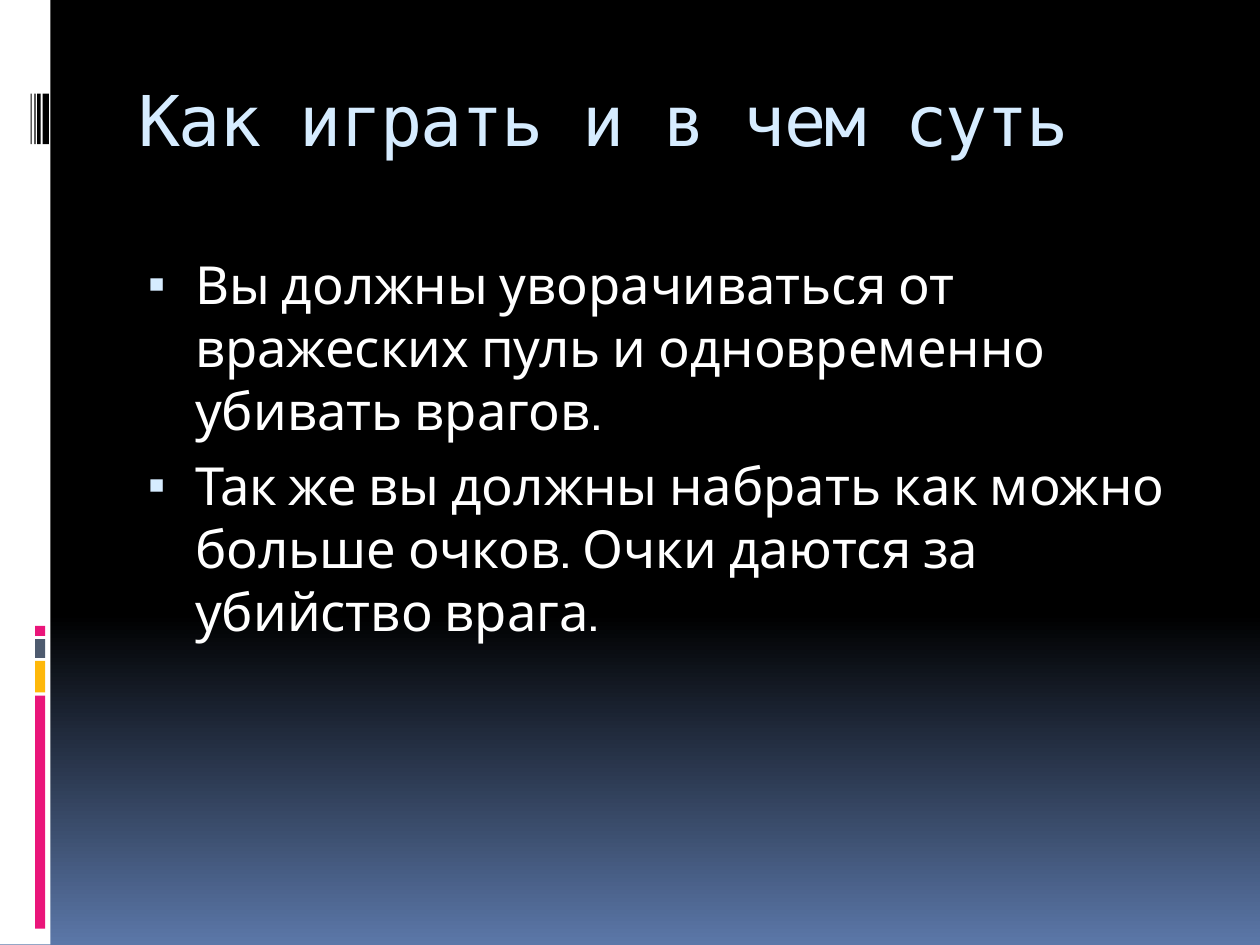
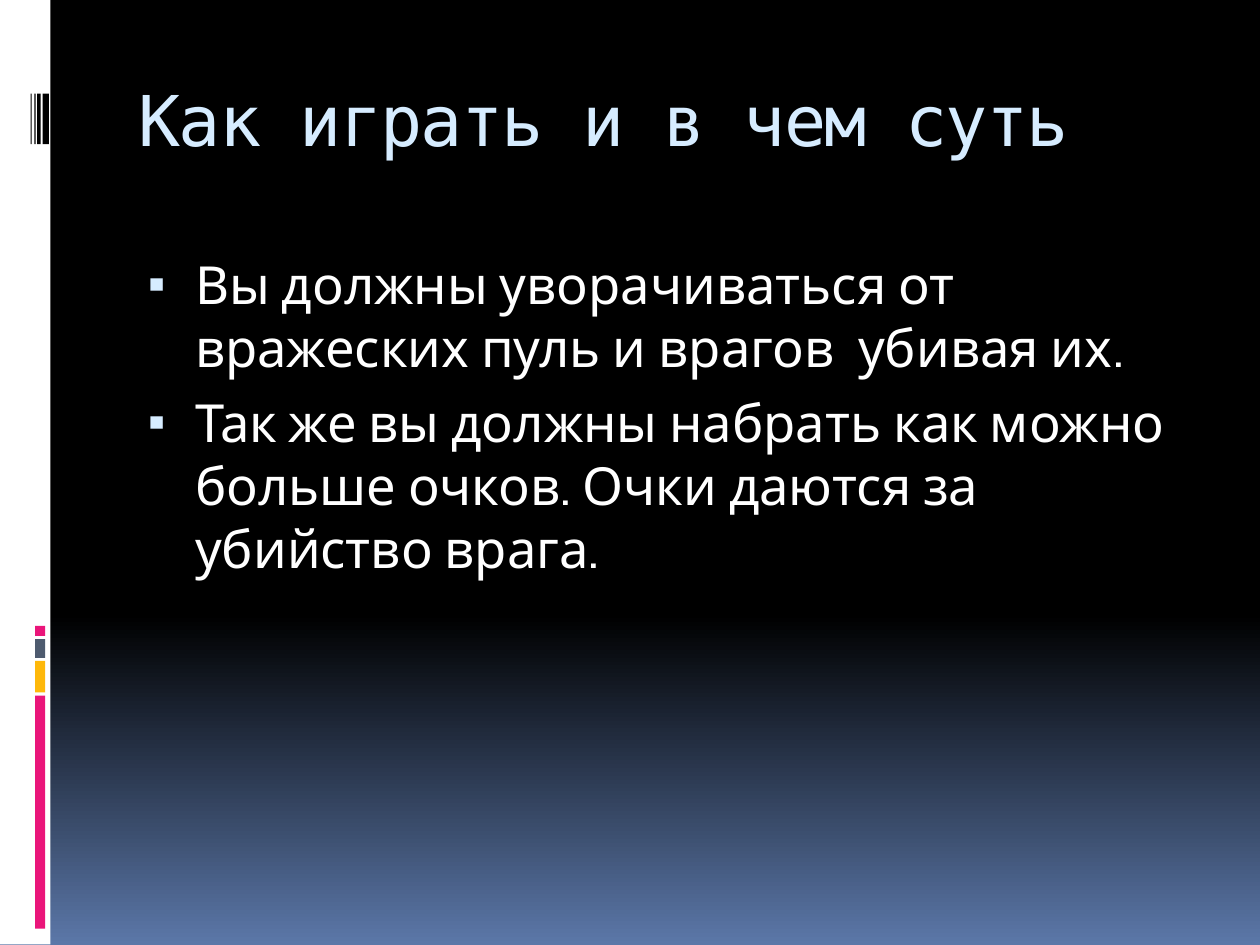
Before and after one commit to Niksood21/my_game, a slide deck: slide 2 of ПрезентацияПоИгре.pptx. Drawn at 1260x945 pixels with LibreOffice and Linux fonts; fonts in the diff are those of the drawing. Boxes give left, top, right and bottom in pixels: in the first picture for what was removed or moved away, otherwise in the second. Text is boxed around its words. In the diff, an @@ line names an element or a change of style, - is before the commit and + after.

```diff
--- a/ПрезентацияПоИгре.pptx
+++ b/ПрезентацияПоИгре.pptx
@@ text at box(195, 266, 1124, 380): text changed @@
-▪ Вы должны уворачиваться от вражеских пуль и одновременно убивать врагов.
+▪ Вы должны уворачиваться от вражеских пуль и врагов убивая их.
```
Also in this commit, not shown: 1 other file.
